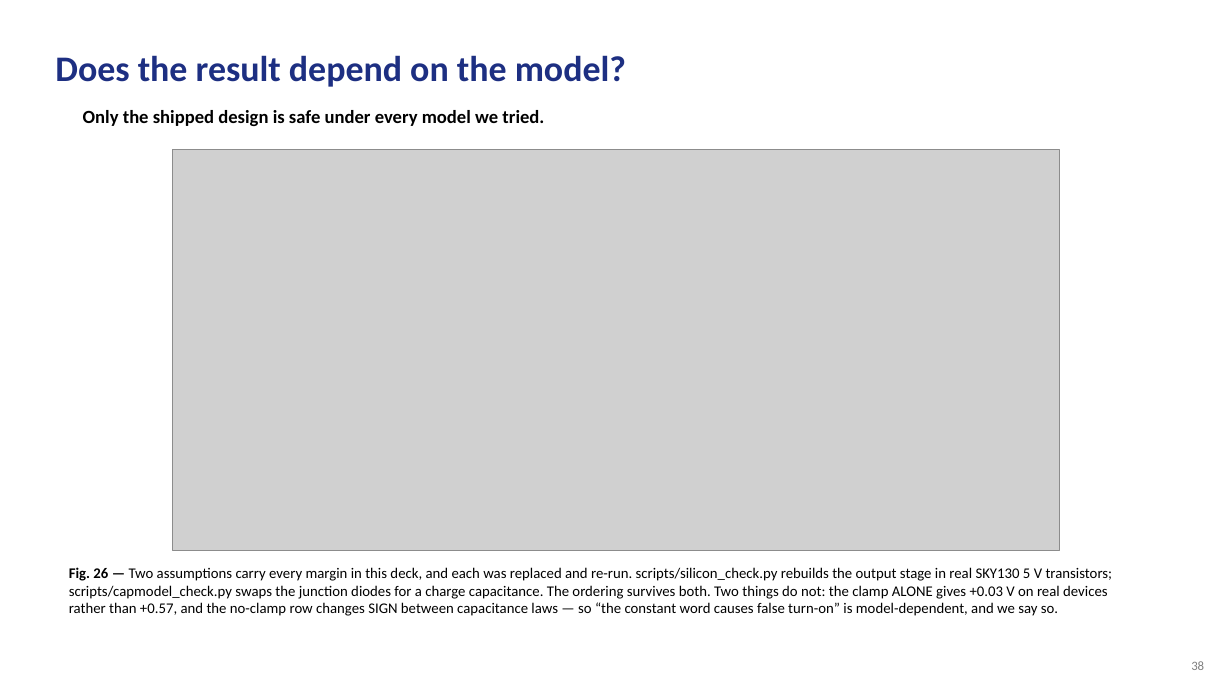
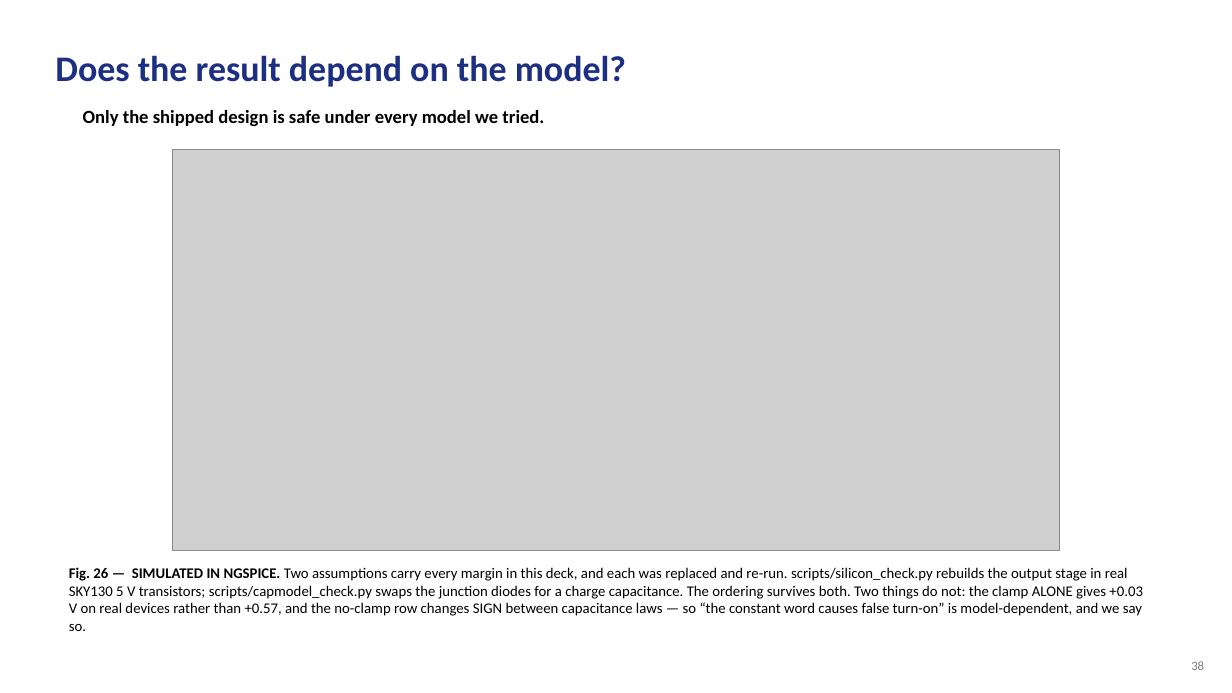
Before and after one commit to Amritha902/gan-driver, a slide deck: slide 38 of review/GaN_Review1_BACKUP.pptx. Drawn at 1232x693 pixels with LibreOffice and Linux fonts; fonts in the diff are those of the drawing; grey boxes stand for pictures. Boxes give left, top, right and bottom in pixels: in the first picture for what was removed or moved away, otherwise in the second. Text is boxed around its words. In the diff, an @@ line names an element or a change of style, - is before the commit and + after.

```diff
--- a/review/GaN_Review1_BACKUP.pptx
+++ b/review/GaN_Review1_BACKUP.pptx
@@ text at [69,567,1143,631]: text changed @@
-Fig. 26 — Two assumptions carry every margin in this deck, and each was replaced and re-run. scripts/silicon_check.py rebuilds the output stage in real SKY130 5 V transistors; scripts/capmodel_check.py swaps the junction diodes for a charge capacitance. The ordering survives both. Two things do not: the clamp ALONE gives +0.03 V on real devices rather than +0.57, and the no-clamp row changes SIGN between capacitance laws — so “the constant word causes false turn-on” is model-dependent, and we say so.
+Fig. 26 — SIMULATED IN NGSPICE. Two assumptions carry every margin in this deck, and each was replaced and re-run. scripts/silicon_check.py rebuilds the output stage in real SKY130 5 V transistors; scripts/capmodel_check.py swaps the junction diodes for a charge capacitance. The ordering survives both. Two things do not: the clamp ALONE gives +0.03 V on real devices rather than +0.57, and the no-clamp row changes SIGN between capacitance laws — so “the constant word causes false turn-on” is model-dependent, and we say so.
```
Also in this commit, not shown: 25 other slides changed, 3 other files.
